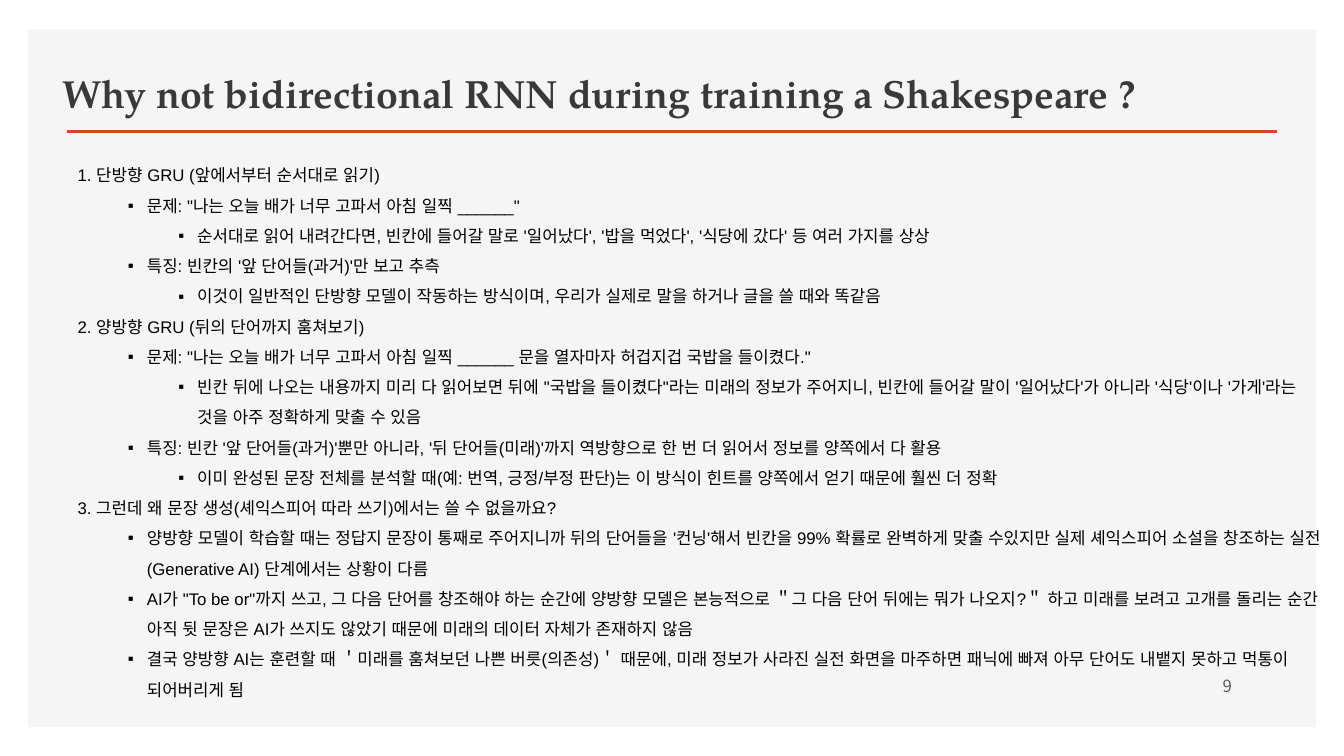
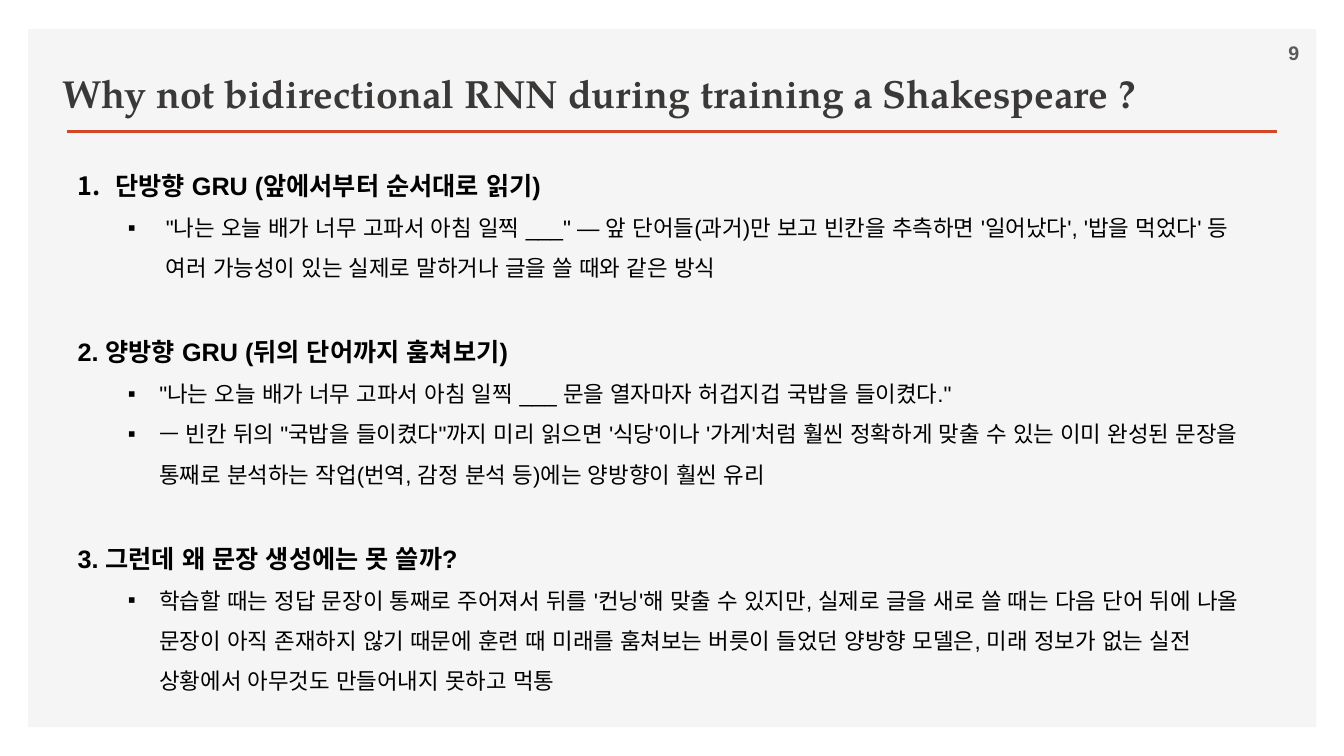
Before and after one commit to ancestor9/2026_Fall_Deep-Learning-with-Python, a slide deck: slide 9 of Chapter 15 Language models and the Transformer.pptx. Drawn at 1344x756 pixels with LibreOffice and Linux fonts; fonts in the diff are those of the drawing; background and template pictures are left out. Boxes give left, top, right and bottom in pixels: in the first picture for what was removed or moved away, otherwise in the second. Text is boxed around its words. In the diff, an @@ line names an element or a change of style, - is before the commit and + after.

```diff
--- a/Chapter 15 Language models and the Transformer.pptx
+++ b/Chapter 15 Language models and the Transformer.pptx
@@ page number: place and size @@
-page number at (1223,679,1232,692)
+page number at (1288,46,1299,60)
@@ page number at (1288,46,1299,60): size 12 to 14 pt, font Noto Sans CJK KR to Arial, bold on @@
@@ text at (115,173,1229,278): text changed; size 12 to 16 pt @@
-1. 단방향 GRU (앞에서부터 순서대로 읽기)
-  ▪ 문제: "나는 오늘 배가 너무 고파서 아침 일찍 ______"
-    ▪ 순서대로 읽어 내려간다면, 빈칸에 들어갈 말로 '일어났다', '밥을 먹었다', '식당에 갔다' 등 여러 가지를 상상
-  ▪ 특징: 빈칸의 '앞 단어들(과거)'만 보고 추측
-    ▪ 이것이 일반적인 단방향 모델이 작동하는 방식이며, 우리가 실제로 말을 하거나 글을 쓸 때와 똑같음
+1. 단방향 GRU (앞에서부터 순서대로 읽기)
+  ▪ "나는 오늘 배가 너무 고파서 아침 일찍 ___" — 앞 단어들(과거)만 보고 빈칸을 추측하면 '일어났다', '밥을 먹었다' 등 여러 가능성이 있는 실제로 말하거나 글을 쓸 때와 같은 방식
@@ text at (78,339,508,367): size 12 to 18 pt, bold on in "2. 양방향 GRU (뒤의 단어까지 훔쳐보기)" @@
@@ text at (78,383,1238,691): text changed; size 12 to 16 pt @@
-  ▪ 문제: "나는 오늘 배가 너무 고파서 아침 일찍 ______ 문을 열자마자 허겁지겁 국밥을 들이켰다."
-    ▪ 빈칸 뒤에 나오는 내용까지 미리 다 읽어보면 뒤에 "국밥을 들이켰다"라는 미래의 정보가 주어지니, 빈칸에 들어갈 말이 '일어났다'가 아니라 '식당'이나 '가게'라는 것을 아주 정확하게 맞출 수 있음
-  ▪ 특징: 빈칸 '앞 단어들(과거)'뿐만 아니라, '뒤 단어들(미래)'까지 역방향으로 한 번 더 읽어서 정보를 양쪽에서 다 활용
-    ▪ 이미 완성된 문장 전체를 분석할 때(예: 번역, 긍정/부정 판단)는 이 방식이 힌트를 양쪽에서 얻기 때문에 훨씬 더 정확
-3. 그런데 왜 문장 생성(셰익스피어 따라 쓰기)에서는 쓸 수 없을까요?
-  ▪ 양방향 모델이 학습할 때는 정답지 문장이 통째로 주어지니까 뒤의 단어들을 '컨닝'해서 빈칸을 99% 확률로 완벽하게 맞출 수있지만 실제 셰익스피어 소설을 창조하는 실전(Generative AI) 단계에서는 상황이 다름
-  ▪ AI가 "To be or"까지 쓰고, 그 다음 단어를 창조해야 하는 순간에 양방향 모델은 본능적으로 ＂그 다음 단어 뒤에는 뭐가 나오지?＂ 하고 미래를 보려고 고개를 돌리는 순간 아직 뒷 문장은 AI가 쓰지도 않았기 때문에 미래의 데이터 자체가 존재하지 않음
-  ▪ 결국 양방향 AI는 훈련할 때 ＇미래를 훔쳐보던 나쁜 버릇(의존성)＇ 때문에, 미래 정보가 사라진 실전 화면을 마주하면 패닉에 빠져 아무 단어도 내뱉지 못하고 먹통이 되어버리게 됨
+  ▪ "나는 오늘 배가 너무 고파서 아침 일찍 ___ 문을 열자마자 허겁지겁 국밥을 들이켰다."
+  ▪ — 빈칸 뒤의 "국밥을 들이켰다"까지 미리 읽으면 '식당'이나 '가게'처럼 훨씬 정확하게 맞출 수 있는 이미 완성된 문장을 통째로 분석하는 작업(번역, 감정 분석 등)에는 양방향이 훨씬 유리
+3. 그런데 왜 문장 생성에는 못 쓸까?
+  ▪ 학습할 때는 정답 문장이 통째로 주어져서 뒤를 '컨닝'해 맞출 수 있지만, 실제로 글을 새로 쓸 때는 다음 단어 뒤에 나올 문장이 아직 존재하지 않기 때문에 훈련 때 미래를 훔쳐보는 버릇이 들었던 양방향 모델은, 미래 정보가 없는 실전 상황에서 아무것도 만들어내지 못하고 먹통
```
Also in this commit, not shown: 12 other slides changed, 4 slides added, 3 slides removed.
